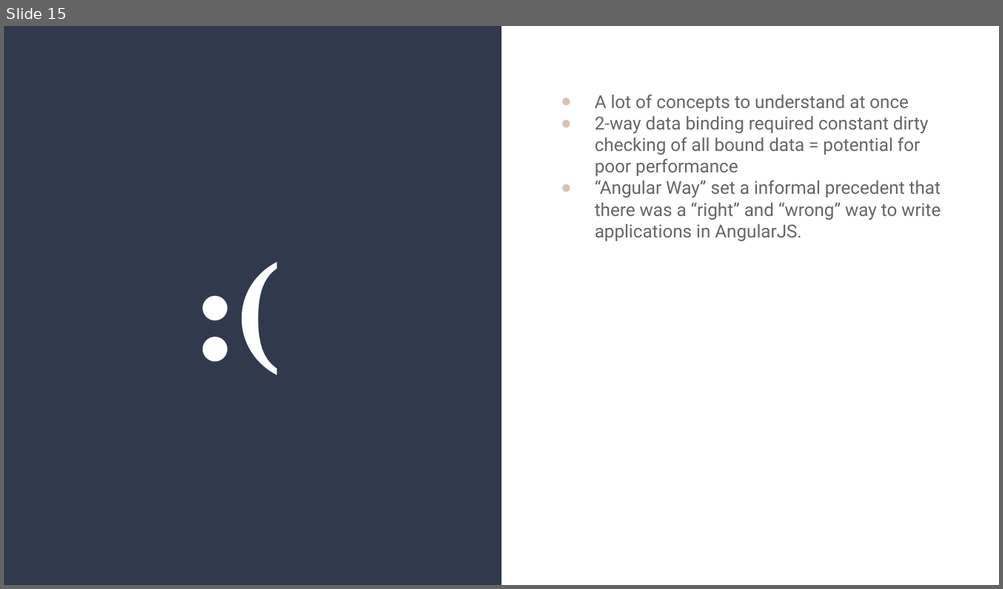
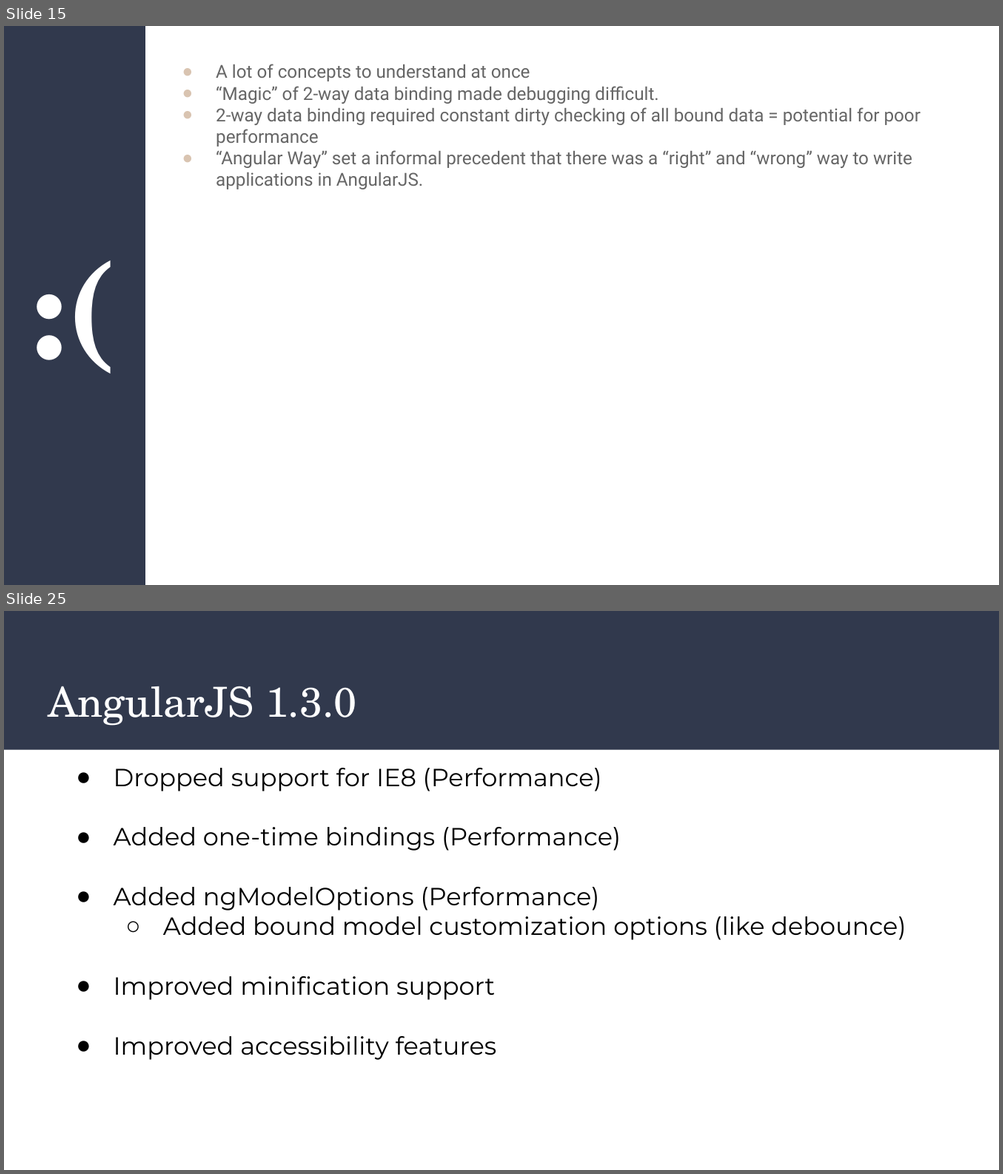
Before and after one commit to JasonTypesCodes/angularjs-retro, a slide deck: AngularJS - A Retrospective.odp. Shown one above the other, each under a label of ours: slide 15 before the commit, slides 15 and 25 after it; the slides between them are not shown. The pictures are 1003x589 and 1003x1174 pixels, drawn with LibreOffice and Linux fonts; fonts in the diff are those of the drawing. Boxes give left, top, right and bottom in pixels: in the first picture for what was removed or moved away, otherwise in the second. Text is boxed around its words. In the diff, an @@ line names an element or a change of style, - is before the commit and + after.

```diff
--- a/AngularJS - A Retrospective.odp
+++ b/AngularJS - A Retrospective.odp
@@ slide 25 added at (4,611,999,1170), background #FFFFFF @@
@@ rectangle added at (4,611,999,750), fill #31394D @@
@@ title added at (48,686,357,726), 30 pt, text #FFFFFF @@
+AngularJS 1.3.0
@@ text added at (114,768,905,1060), 18 pt, text #000000 @@
+● Dropped support for IE8 (Performance)
+● Added one-time bindings (Performance)
+● Added ngModelOptions (Performance)
+  ○ Added bound model customization options (like debounce)
+● Improved minification support
+● Improved accessibility features
@@ slide 15 changed as well @@
@@ title ":(" rewrapped from (38,36,441,577) to (4,26,143,585) @@
@@ rectangle: place and size @@
-rectangle at (4,26,501,585)
+rectangle at (4,26,145,585)
@@ text "A lot of concepts to ...": place and size @@
-text "A lot of concepts to ..." at (595,94,940,241)
+text "A lot of concepts to ..." at (216,64,920,190)
@@ text at (216,86,658,104): paragraph added @@
+● “Magic” of 2-way data binding made debugging difficult.
```
Also in this commit, not shown: 2 other slides changed, 25 other slides added.
